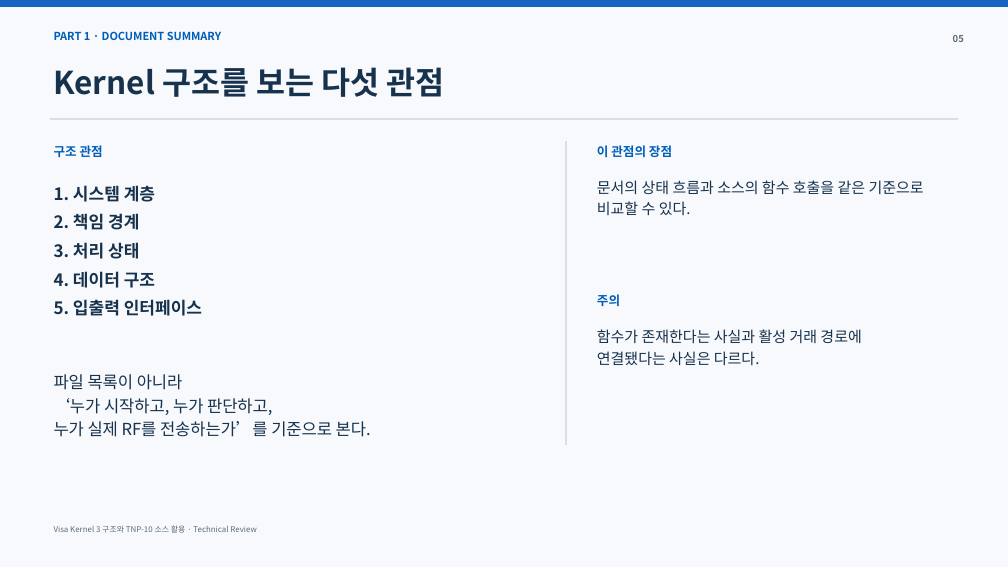
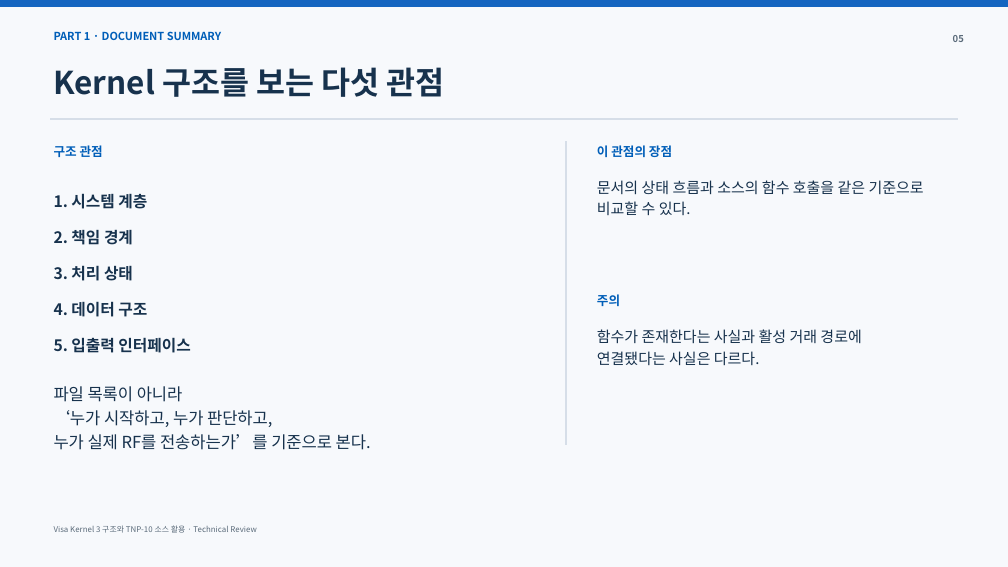
Before and after one commit to tjdguswls01/SeongHyeonJin_em, a slide deck: slide 5 of kernel/01_VISA/visa.pptx. Drawn at 1008x567 pixels with LibreOffice and Linux fonts; fonts in the diff are those of the drawing. Boxes give left, top, right and bottom in pixels: in the first picture for what was removed or moved away, otherwise in the second. Text is boxed around its words. In the diff, an @@ line names an element or a change of style, - is before the commit and + after.

```diff
--- a/kernel/01_VISA/visa.pptx
+++ b/kernel/01_VISA/visa.pptx
@@ text "1. 시스템 계층" at [54, 193, 190, 353]: size 16.3 to 15 pt; line spacing 1.4 to 1.9 @@
@@ text "파일 목록이 아니라": place and size @@
-text "파일 목록이 아니라" at [54, 374, 371, 437]
+text "파일 목록이 아니라" at [54, 386, 371, 450]
```
Also in this commit, not shown: 3 other slides changed, 2 other files.
